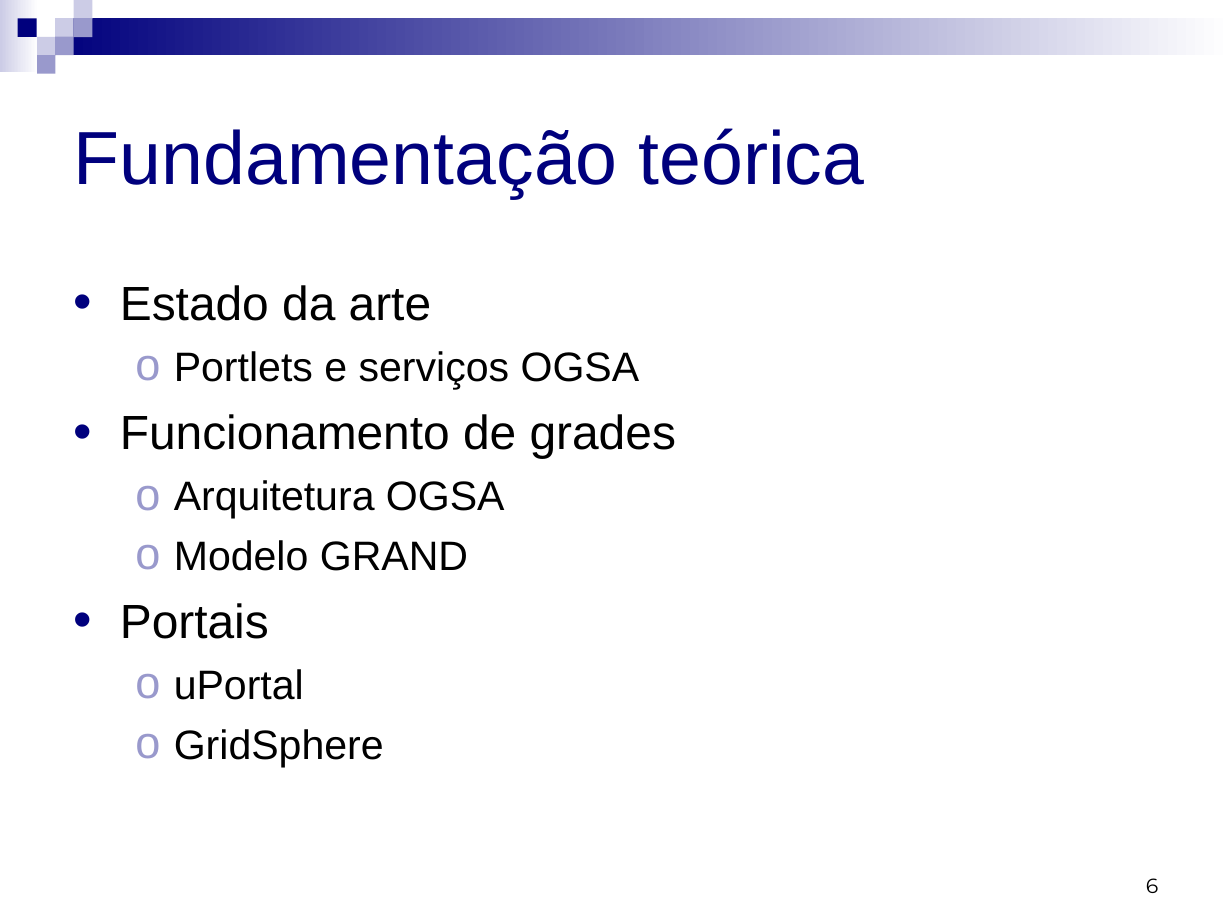
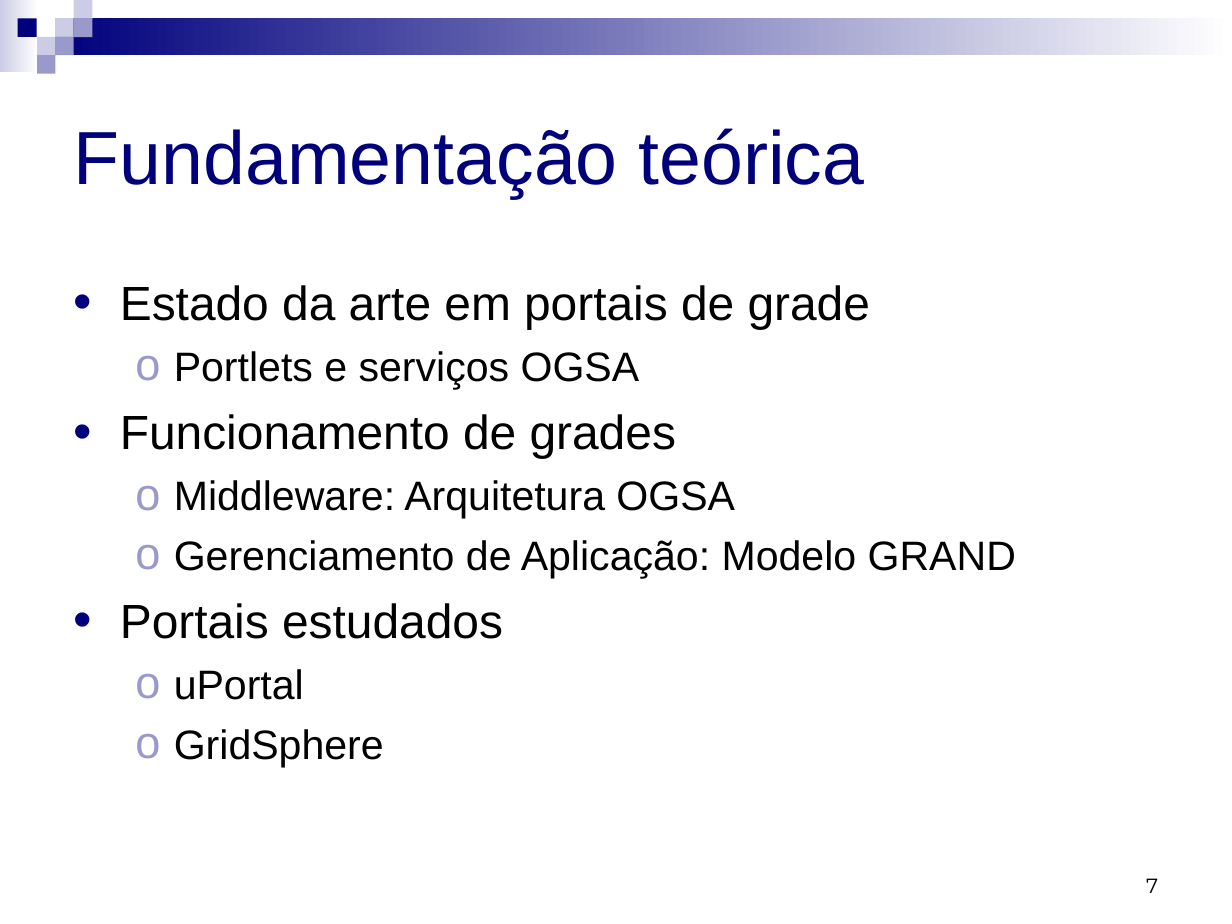
Before and after one commit to micheldavid/tcc-michel, a slide deck: slide 7 of Apresentação/Michel David da Costa - Apresentação.ppt (slide 6 before the commit). Drawn at 1232x924 pixels with LibreOffice and Linux fonts; fonts in the diff are those of the drawing. Boxes give left, top, right and bottom in pixels: in the first picture for what was removed or moved away, otherwise in the second. Text is boxed around its words. In the diff, an @@ line names an element or a change of style, - is before the commit and + after.

```diff
--- a/Apresentação/Michel David da Costa - Apresentação.ppt
+++ b/Apresentação/Michel David da Costa - Apresentação.ppt
@@ text at (120,285,870,329): text changed @@
-• Estado da arte
+• Estado da arte em portais de grade
@@ text at (120,480,1016,639): text changed @@
-  ο Arquitetura OGSA
-  ο Modelo GRAND
-• Portais
+  ο Middleware: Arquitetura OGSA
+  ο Gerenciamento de Aplicação: Modelo GRAND
+• Portais estudados
@@ page number at (1146,878,1158,893): text changed @@
-6
+7
```
Also in this commit, not shown: 8 other slides changed, 3 slides added.
